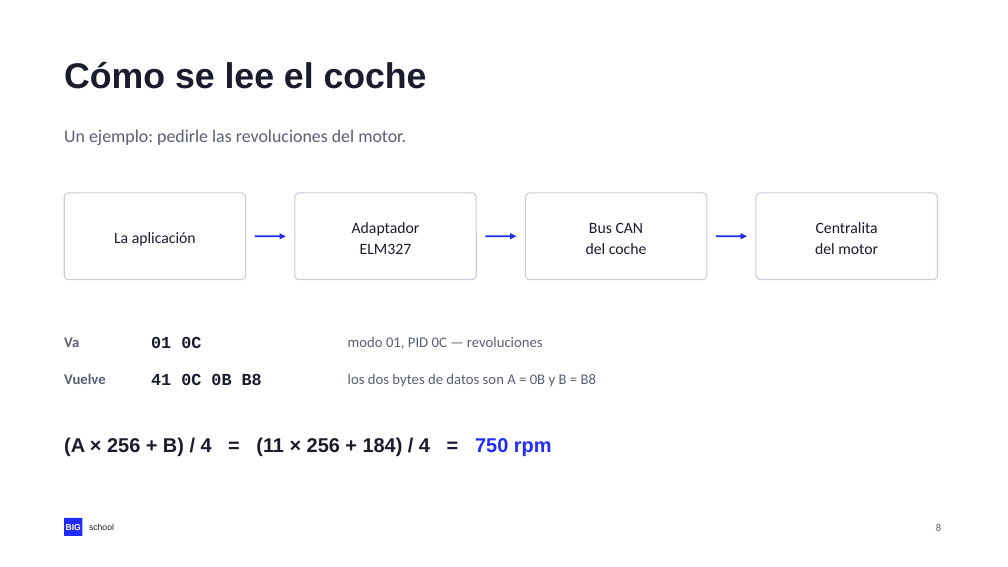
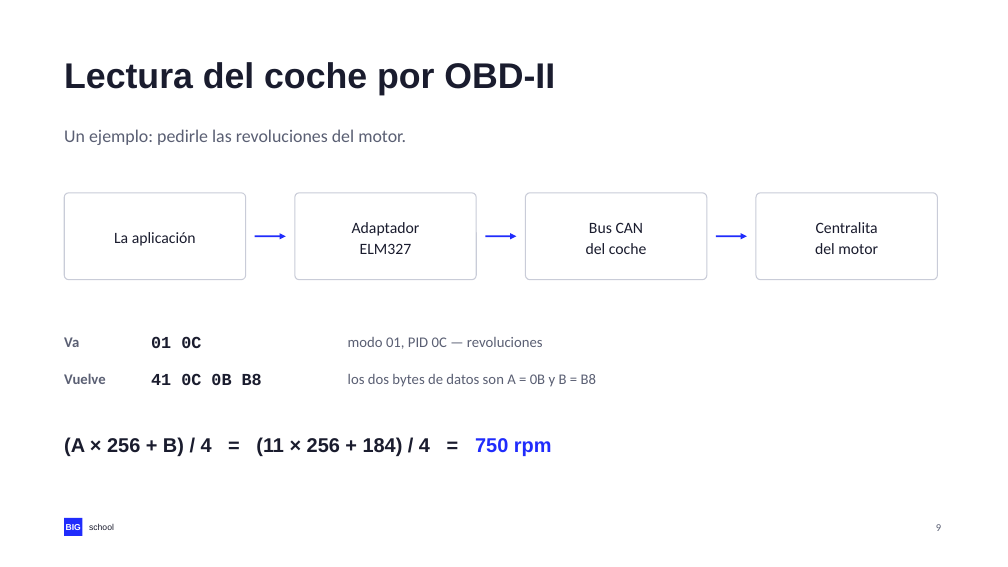
Before and after one commit to NovilloQuinta/intelligent-automotive-diagnostics, a slide deck: slide 9 of docs/presentacion/tfm-intelligent-automotive-diagnostics.pptx (slide 8 before the commit). Drawn at 1008x567 pixels with LibreOffice and Linux fonts; fonts in the diff are those of the drawing. Boxes give left, top, right and bottom in pixels: in the first picture for what was removed or moved away, otherwise in the second. Text is boxed around its words. In the diff, an @@ line names an element or a change of style, - is before the commit and + after.

```diff
--- a/docs/presentacion/tfm-intelligent-automotive-diagnostics.pptx
+++ b/docs/presentacion/tfm-intelligent-automotive-diagnostics.pptx
@@ text at <box>64,62,555,95</box>: text changed @@
-Cómo se lee el coche
+Lectura del coche por OBD-II
```
Also in this commit, not shown: 15 other slides changed, 1 slide added, 3 other files.
